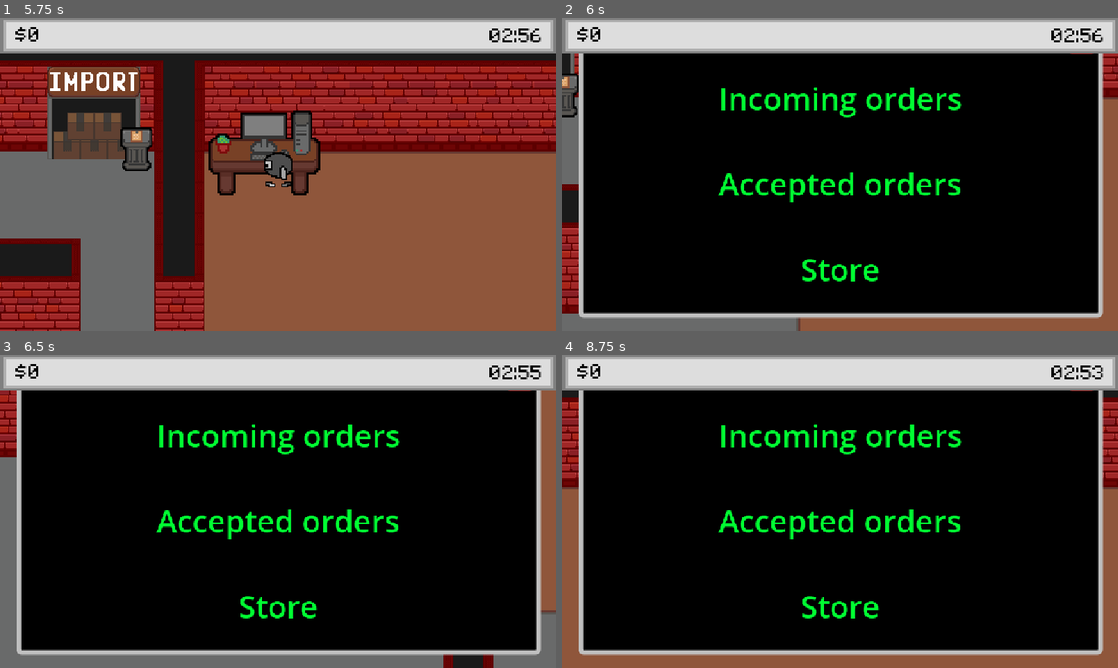
Above: before the commit, frames 1-4 (two rows, left to right).
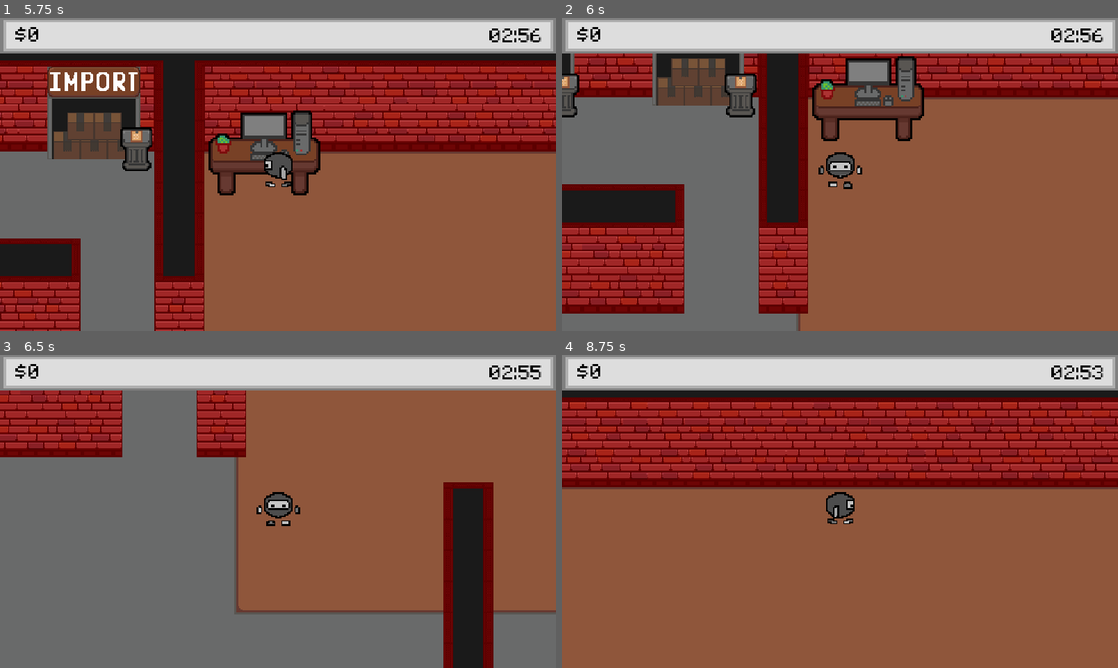
Above: after the commit, the same moments.

Repository: M41T4P-GAMES/Overworked
Game: Godot game, scene res://Scenes/menu.tscn
The game is run twice, just before and just after one commit, with the same random seed, the same clock (stepped at 60 frames per second) and the same inputs. The engine's default icon, where the game draws it, is replaced by a stand-in: a white triangle on a blue panel in a dark square. Sound files missing from this copy of the repository are replaced by a short silence.
Inputs (mouse positions are in pixels of both pictures, inside the frame that each line leads up to):
- Up to frame 1 (5.75 s): click (144, 180) at 0.52 s; type "12" at 0.6 s; click "Host" at 1.25 s; click "Join Server" at 2 s; hold E (interact) 2.78-3.53 s; hold Up (ui_up) 2.78-4.28 s; tap Space (space) at 3.6, 5.1 s; hold E (interact) 4.28-5.03 s; hold A (left) from 4.28 s (still down)
- Up to frame 2 (6 s): release A (left) at 5.78 s; hold S (down) from 5.78 s (still down); hold E (interact) from 5.78 s (still down)
- Up to frame 3 (6.5 s): keep holding S (down); keep holding E (interact)
- Up to frame 4 (8.75 s): release S (down) at 6.53 s; release E (interact) at 6.53 s; hold D (right) 6.53-7.28 s; tap Space (space) at 6.6, 8.1 s; hold Up (ui_up) 7.28-8.03 s; hold E (interact) 7.28-8.03 s; hold D (right) from 8.03 s (still down)

Frame 1 is identical in both runs. In frame 2, 79% of the frame differs, in the area x 3-98%, y 11-96%; in frame 3, 80%; in frame 4, 80%.

Commit message:
Disabled the work in progress sales stantion

Diff:
--- a/Scenes/sales_station.tscn
+++ b/Scenes/sales_station.tscn
@@ -7,6 +7,7 @@
 size = Vector2(51, 61)
 
 [node name="Sales_station" type="Area2D"]
+process_mode = 4
 script = ExtResource("1_vu4iw")
 
 [node name="Sprite2D" type="Sprite2D" parent="."]
